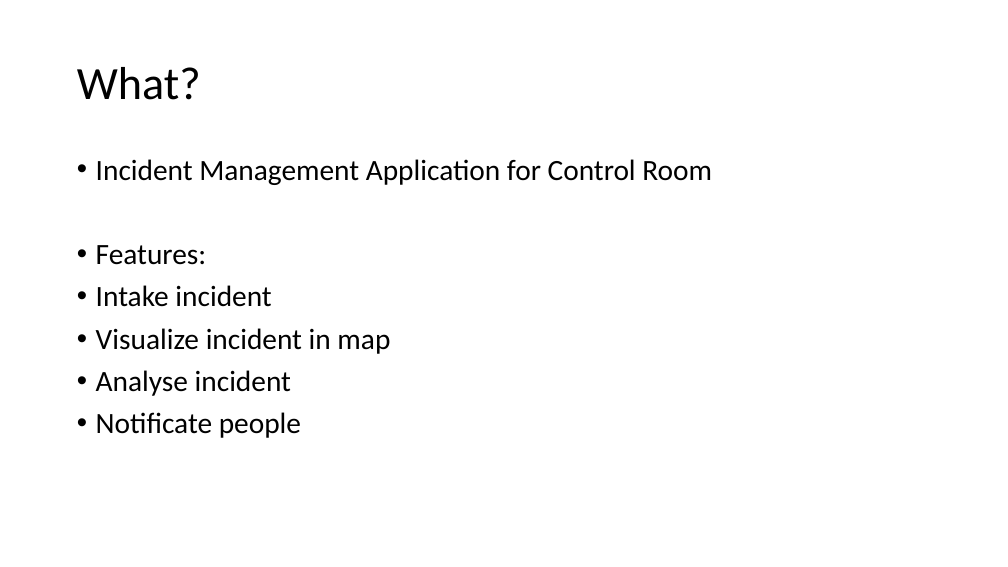
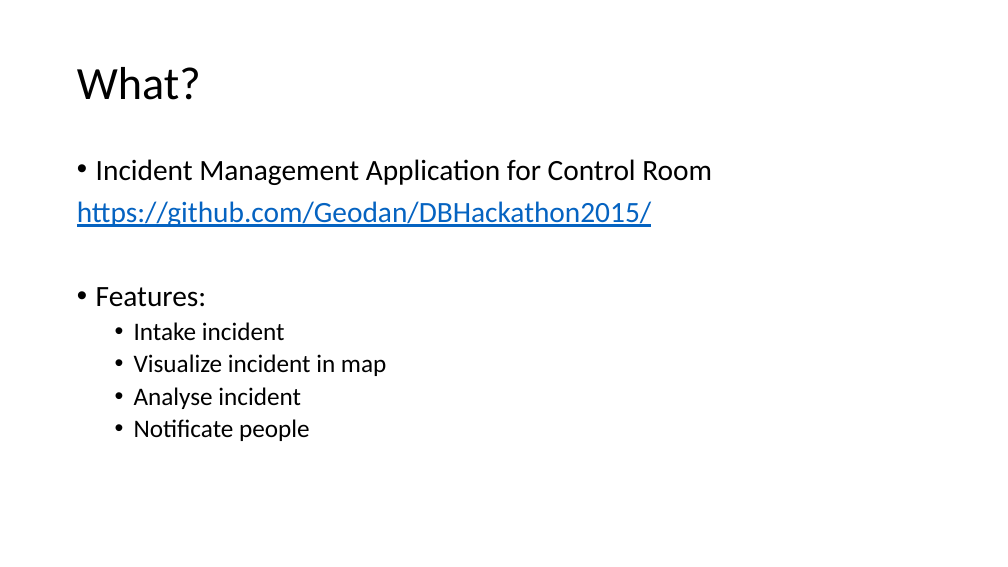
Before and after one commit to Geodan/DBHackathon2015, a slide deck: slide 3 of doc/Presentation team Geodan.pptx. Drawn at 1008x567 pixels with LibreOffice and Linux fonts; fonts in the diff are those of the drawing. Boxes give left, top, right and bottom in pixels: in the first picture for what was removed or moved away, otherwise in the second. Text is boxed around its words. In the diff, an @@ line names an element or a change of style, - is before the commit and + after.

```diff
--- a/doc/Presentation team Geodan.pptx
+++ b/doc/Presentation team Geodan.pptx
@@ text at (77, 201, 651, 227): paragraph added @@
+https://github.com/Geodan/DBHackathon2015/
@@ text at (134, 322, 386, 441): size 28 to 24 pt in "Intake incident", "Visualize incident in map", "Analyse incident", "Notificate people"; list level 1 to 2 in "Intake incident"; list level 1 to 2 in "Visualize incident in map"; list level 1 to 2 in "Analyse incident"; list level 1 to 2 in "Notificate people" @@
```
Also in this commit, not shown: 2 other slides changed.
